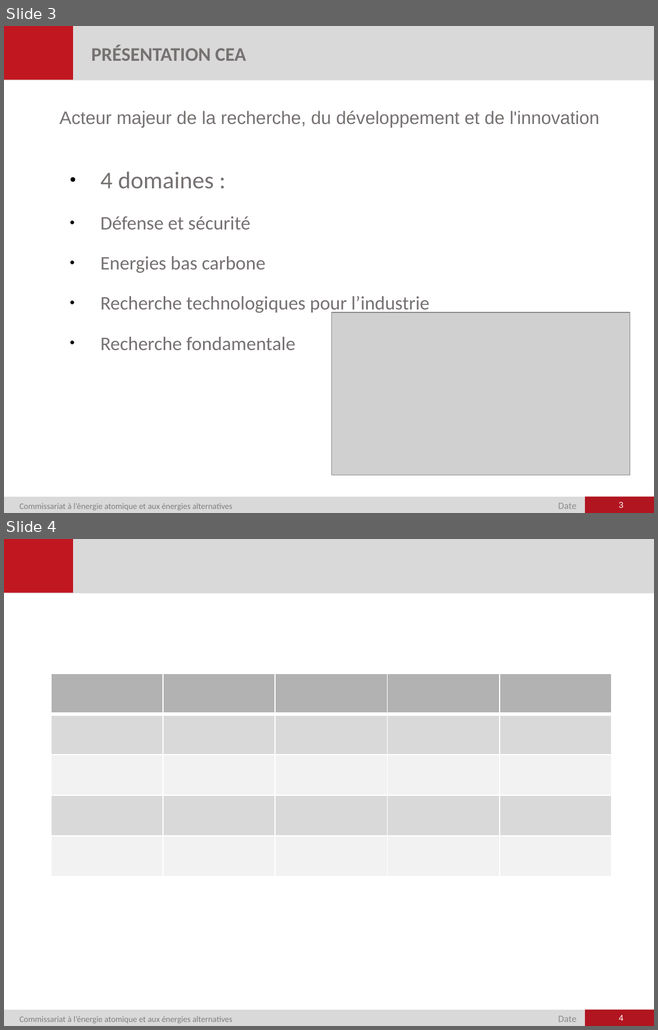
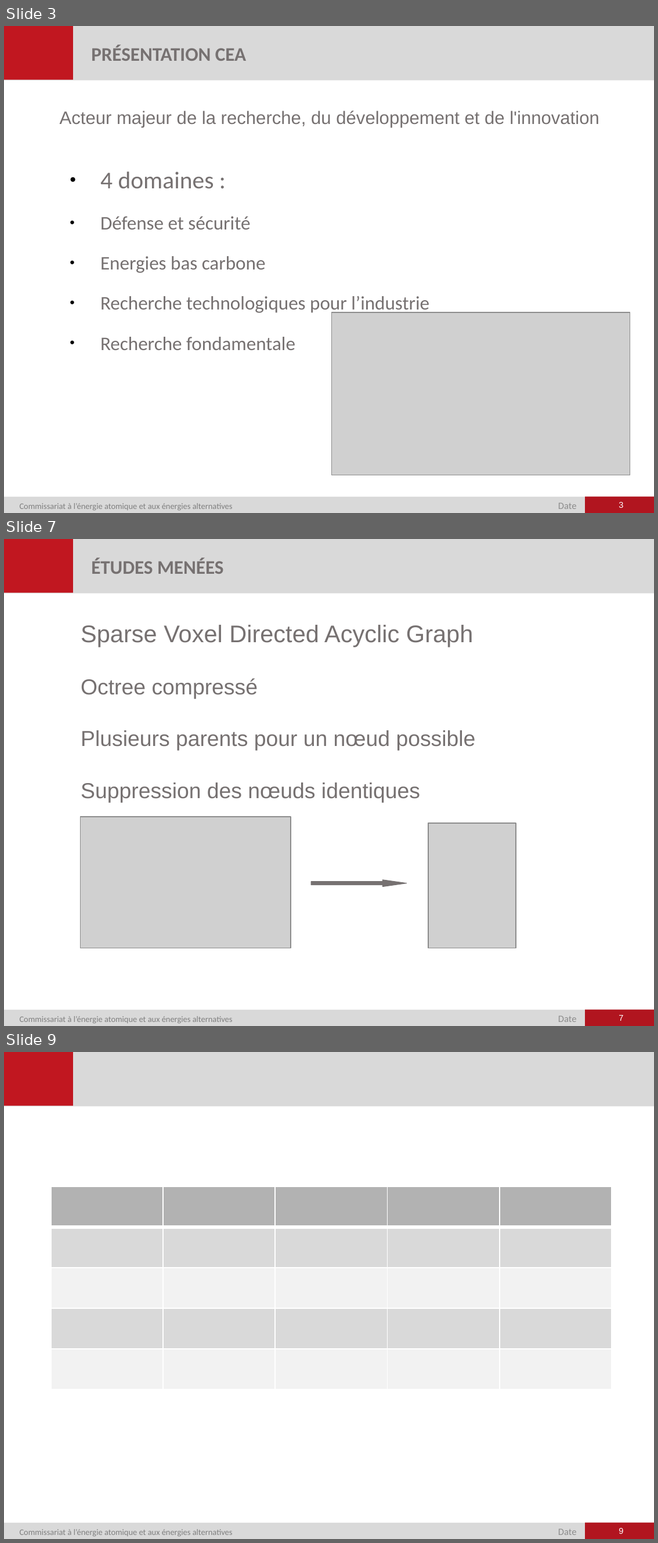
Before and after one commit to RocheAntoine/RapportStageM1, a slide deck: Présentation.pptx. Shown one above the other, each under a label of ours: slides 3 and 4 before the commit, slides 3, 7 and 9 after it; the slides between them are not shown. The pictures are 658x1030 and 658x1543 pixels, drawn with LibreOffice and Linux fonts; fonts in the diff are those of the drawing; grey boxes stand for pictures; background and template pictures are left out. Boxes give left, top, right and bottom in pixels: in the first picture for what was removed or moved away, otherwise in the second. Text is boxed around its words. In the diff, an @@ line names an element or a change of style, - is before the commit and + after.

Commit message:
Ajout slides dans la présentation, jusqu'aux études menées

```diff
--- a/Présentation.pptx
+++ b/Présentation.pptx
@@ slide 7 added at <box>4,539,654,1026</box>, background #FFFFFF; not listed: 6 template elements that a slide beside it also shows @@
@@ text added at <box>91,558,223,574</box>, 16 pt, text #767171, bold @@
+ÉTUDES MENÉES
@@ text added at <box>81,625,473,647</box>, 20 pt, text #767171 @@
+Sparse Voxel Directed Acyclic Graph
@@ text added at <box>81,678,476,802</box>, 18 pt, text #767171 @@
+Octree compressé
+Plusieurs parents pour un nœud possible
+Suppression des nœuds identiques
@@ picture added at <box>80,817,291,948</box> @@
@@ picture added at <box>427,823,515,948</box> @@
@@ freeform shape added at <box>311,880,406,887</box>, fill #767171, outline #767171 0.51 pt @@
@@ page number added at <box>618,1015,623,1021</box>, 7 pt, text #FFFFFF @@
+7
@@ what was slide 4 is now slide 9 @@
@@ page number at <box>618,1528,623,1534</box>: text changed @@
-4
+9
```
Also in this commit, not shown: 4 other slides added, 3 other files.
